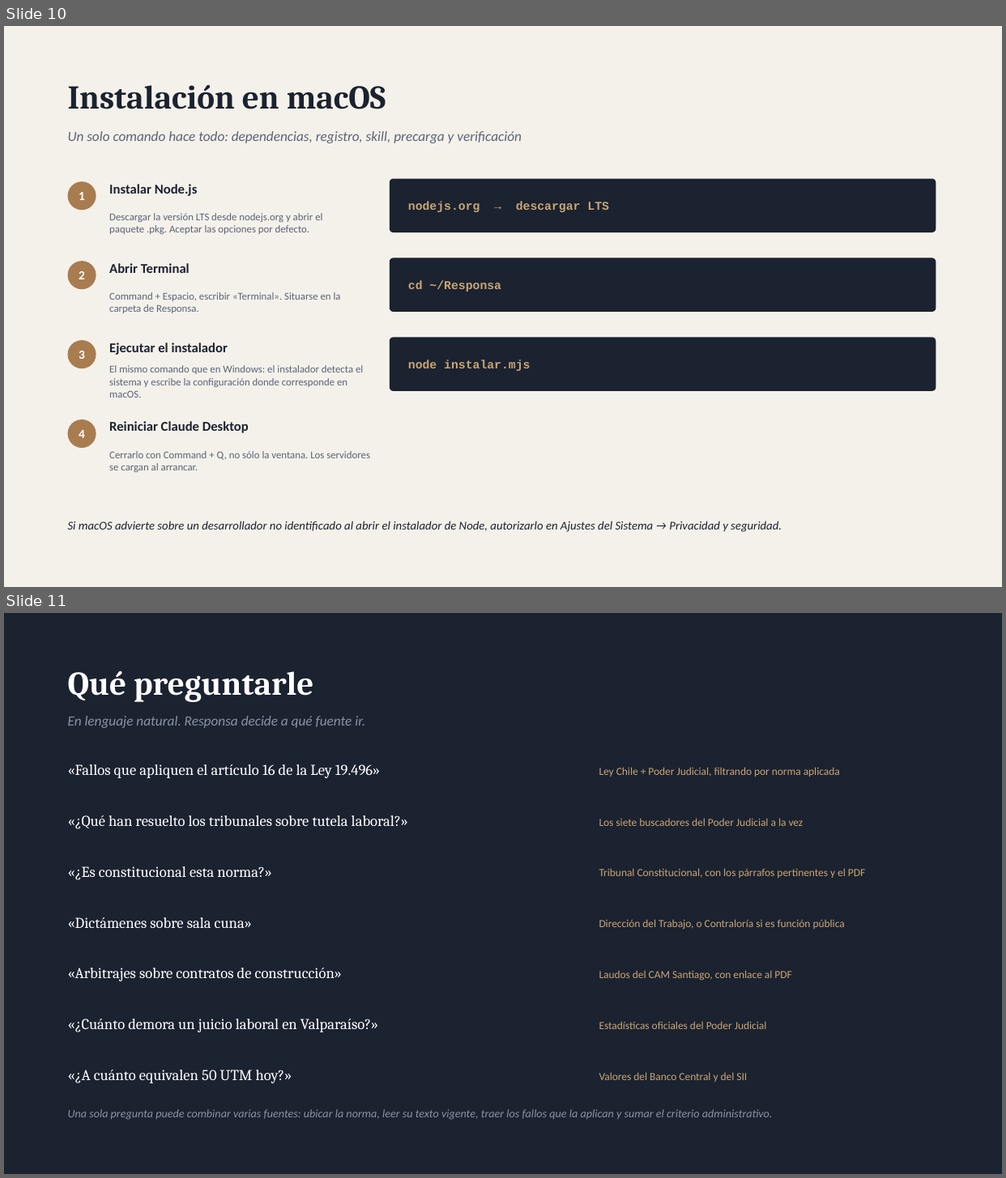
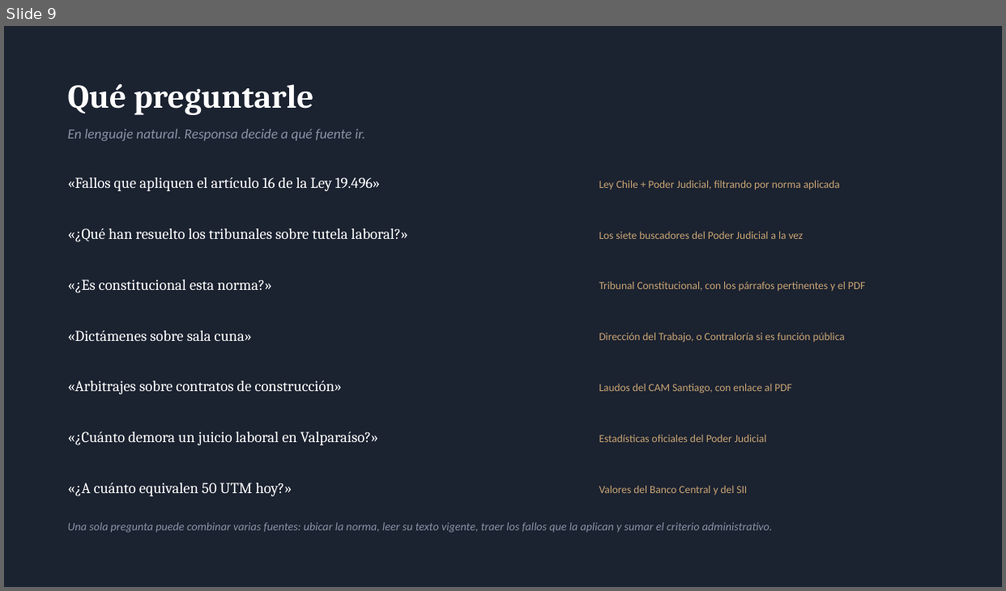
Before and after one commit to djlarrix/Responsa, a slide deck: docs/Responsa.pptx. Shown one above the other, each under a label of ours: slides 10 and 11 before the commit, slide 9 after it. The pictures are 1006x1178 and 1006x591 pixels, drawn with LibreOffice and Linux fonts; fonts in the diff are those of the drawing. Boxes give left, top, right and bottom in pixels: in the first picture for what was removed or moved away, otherwise in the second. Text is boxed around its words. In the diff, an @@ line names an element or a change of style, - is before the commit and + after.

Commit message:
docs: un solo PDF que sirve de presentacion y de manual de instalacion

```diff
--- a/docs/Responsa.pptx
+++ b/docs/Responsa.pptx
@@ slide 10 removed at (x1=4, y1=26, x2=1002, y2=587), background #F4F1EA @@
@@ text removed at (x1=68, y1=85, x2=386, y2=109) @@
-Instalación en macOS
@@ text removed at (x1=68, y1=131, x2=522, y2=143) @@
-Un solo comando hace todo: dependencias, registro, skill, precarga y verificación
@@ ellipse removed at (x1=68, y1=182, x2=96, y2=210) @@
@@ text removed at (x1=79, y1=192, x2=85, y2=200) @@
-1
@@ text removed at (x1=109, y1=184, x2=198, y2=196) @@
-Instalar Node.js
@@ rounded rectangle removed at (x1=390, y1=179, x2=936, y2=233) @@
@@ text removed at (x1=109, y1=213, x2=322, y2=234) @@
-Descargar la versión LTS desde nodejs.org y abrir el paquete .pkg. Aceptar las opciones por defecto.
@@ text removed at (x1=408, y1=201, x2=480, y2=212) @@
-nodejs.org → descargar LTS
@@ ellipse removed at (x1=68, y1=261, x2=96, y2=289) @@
@@ text removed at (x1=109, y1=263, x2=189, y2=273) @@
-Abrir Terminal
@@ rounded rectangle removed at (x1=390, y1=258, x2=936, y2=312) @@
@@ text removed at (x1=79, y1=271, x2=85, y2=280) @@
-2
@@ text removed at (x1=109, y1=292, x2=341, y2=314) @@
-Command + Espacio, escribir «Terminal». Situarse en la carpeta de Responsa.
@@ text removed at (x1=408, y1=280, x2=501, y2=292) @@
-cd ~/Responsa
@@ ellipse removed at (x1=68, y1=340, x2=96, y2=369) @@
@@ rounded rectangle removed at (x1=390, y1=337, x2=936, y2=391) @@
@@ text removed at (x1=79, y1=351, x2=85, y2=359) @@
-3
@@ text removed at (x1=109, y1=343, x2=228, y2=355) @@
-Ejecutar el instalador
@@ text removed at (x1=109, y1=365, x2=363, y2=398) @@
-El mismo comando que en Windows: el instalador detecta el sistema y escribe la configuración donde corresponde en macOS.
@@ text removed at (x1=408, y1=360, x2=530, y2=371) @@
-node instalar.mjs
@@ ellipse removed at (x1=68, y1=420, x2=96, y2=448) @@
@@ text removed at (x1=79, y1=430, x2=85, y2=438) @@
-4
@@ text removed at (x1=109, y1=421, x2=249, y2=433) @@
-Reiniciar Claude Desktop
@@ text removed at (x1=109, y1=451, x2=370, y2=472) @@
-Cerrarlo con Command + Q, no sólo la ventana. Los servidores se cargan al arrancar.
@@ text removed at (x1=68, y1=521, x2=782, y2=532) @@
-Si macOS advierte sobre un desarrollador no identificado al abrir el instalador de Node, autorizarlo en Ajustes del Sistema → Privacidad y seguridad.
@@ what was slide 11 is now slide 9 @@
```
Also in this commit, not shown: 7 slides added, 1 other slide removed, 4 other files.
